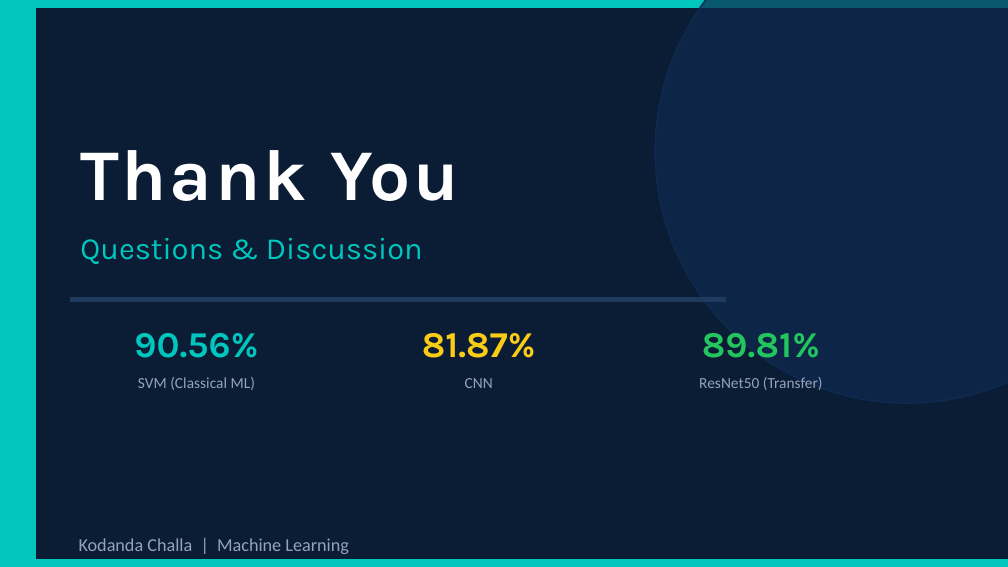
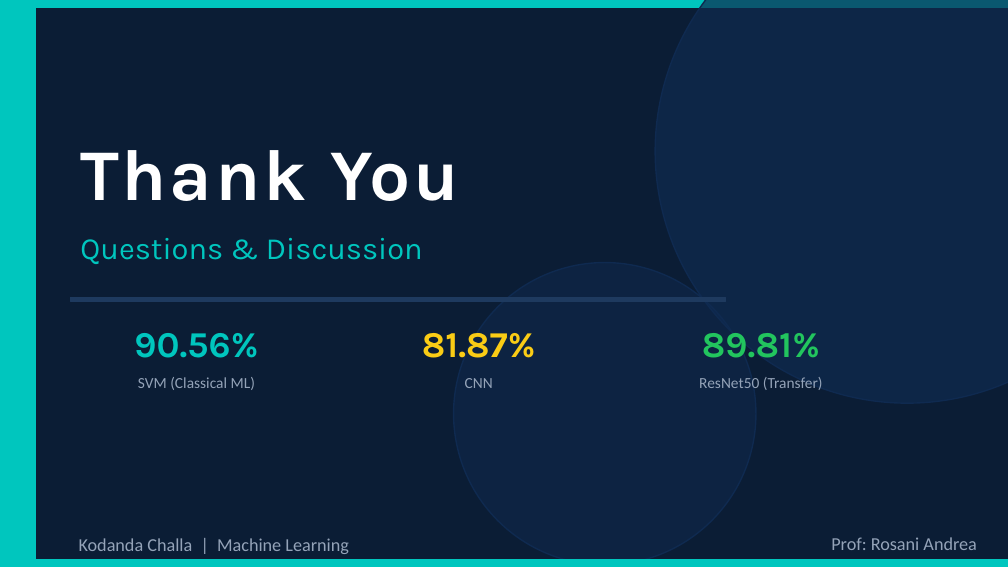
Before and after one commit to kodandachalla/Machine_Learning_Project, a slide deck: slide 12 of Reports/Brain_Tumor_ML_Presentation_v2.pptx. Drawn at 1008x567 pixels with LibreOffice and Linux fonts; fonts in the diff are those of the drawing. Boxes give left, top, right and bottom in pixels: in the first picture for what was removed or moved away, otherwise in the second. Text is boxed around its words. In the diff, an @@ line names an element or a change of style, - is before the commit and + after.

```diff
--- a/Reports/Brain_Tumor_ML_Presentation_v2.pptx
+++ b/Reports/Brain_Tumor_ML_Presentation_v2.pptx
@@ ellipse added at bbox=[454, 262, 756, 564], fill #0F2A50 at 50% opacity, outline #0F2A50 1 pt @@
@@ text added at bbox=[831, 537, 976, 550], 13 pt, text #94A3B8 @@
+Prof: Rosani Andrea
```
Also in this commit, not shown: 22 other slides changed.
